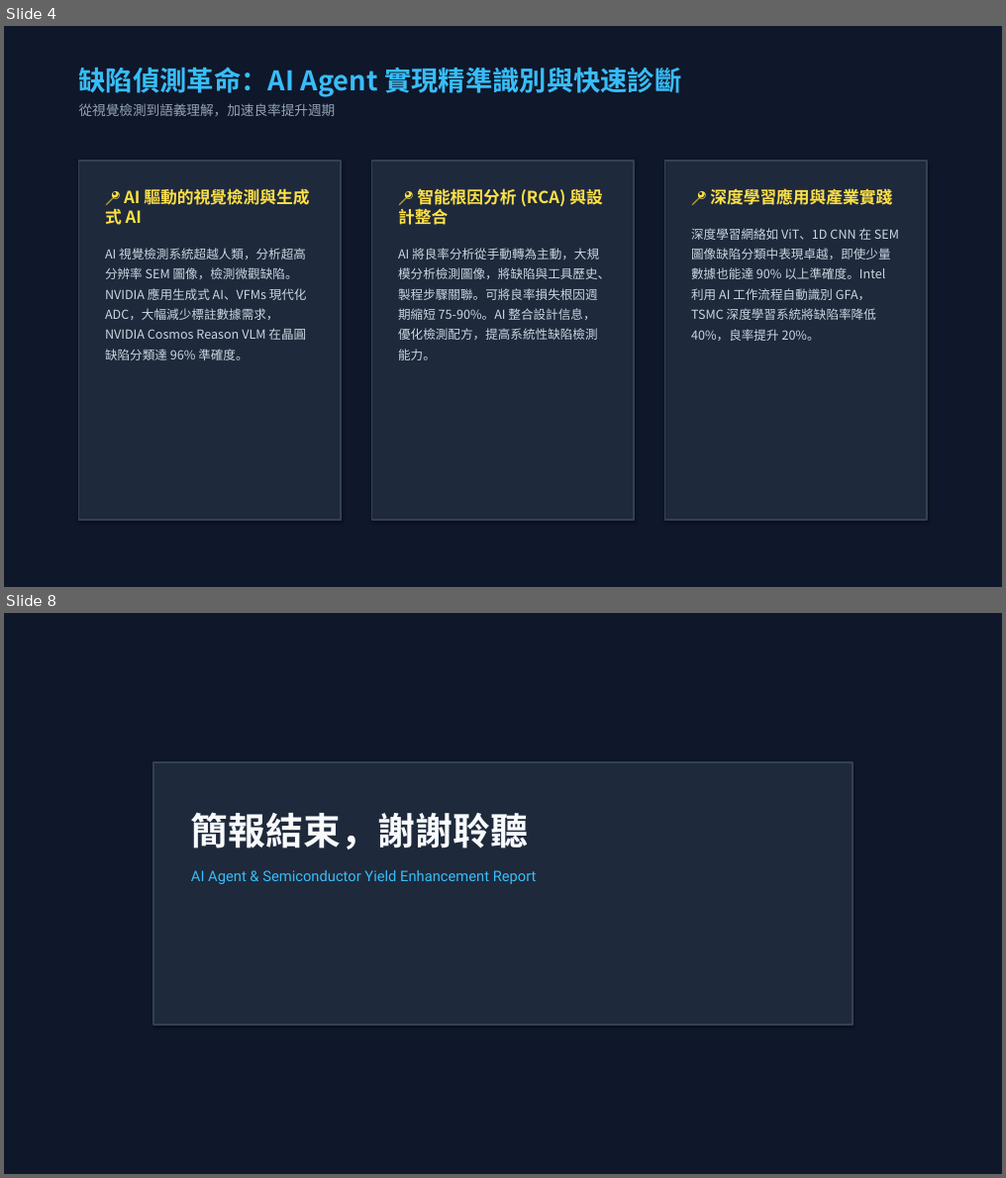
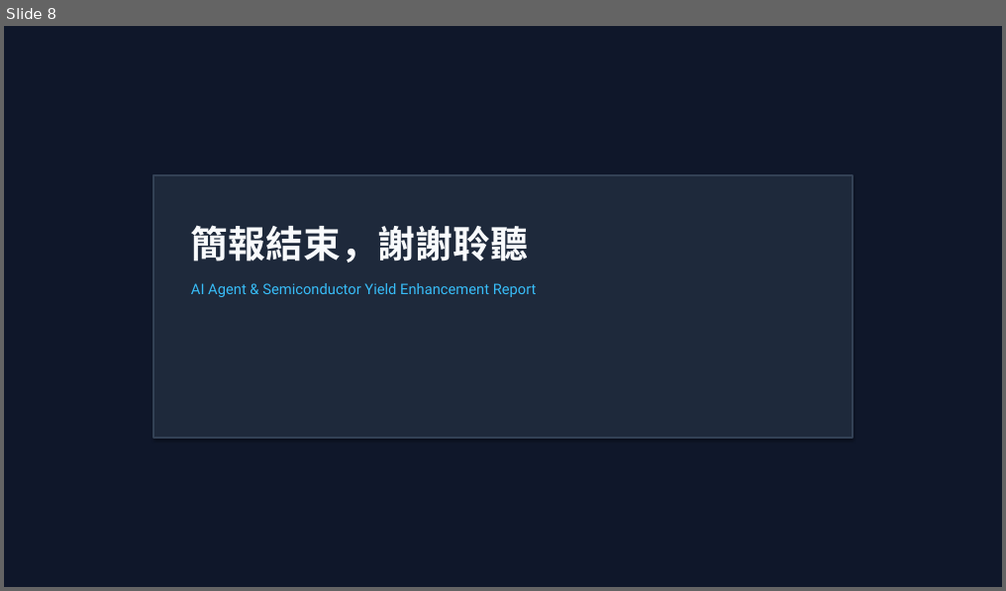
Before and after one commit to HJHuang1-lab/semiconductor-AI_report, a slide deck: AI_Agent_Semiconductor_Yield_Report.pptx. Shown one above the other, each under a label of ours: slides 4 and 8 before the commit, slide 8 after it; the slides between them are not shown. The pictures are 1006x1178 and 1006x591 pixels, drawn with LibreOffice and Linux fonts; fonts in the diff are those of the drawing. Boxes give left, top, right and bottom in pixels: in the first picture for what was removed or moved away, otherwise in the second. Text is boxed around its words. In the diff, an @@ line names an element or a change of style, - is before the commit and + after.

Commit message:
🚀 feat: 實現即時 AI 繪圖 (Imagen 4.0) 與高級高質感圖片防崩潰備份機制

```diff
--- a/AI_Agent_Semiconductor_Yield_Report.pptx
+++ b/AI_Agent_Semiconductor_Yield_Report.pptx
@@ slide 4 removed at [4,26,1002,587], background #FFFFFF @@
@@ rectangle removed at [4,26,1002,587] @@
@@ text removed at [79,67,681,116] @@
-缺陷偵測革命：AI Agent 實現精準識別與快速診斷
-從視覺檢測到語義理解，加速良率提升週期
@@ rectangle removed at [79,161,341,520] @@
@@ rectangle removed at [372,161,635,520] @@
@@ rectangle removed at [665,161,927,520] @@
@@ text removed at [105,189,309,361] @@
-📍 AI 驅動的視覺檢測與生成式 AI
-AI 視覺檢測系統超越人類，分析超高分辨率 SEM 圖像，檢測微觀缺陷。NVIDIA 應用生成式 AI、VFMs 現代化 ADC，大幅減少標註數據需求，NVIDIA Cosmos Reason VLM 在晶圓缺陷分類達 96% 準確度。
@@ text removed at [398,188,610,361] @@
-📍 智能根因分析 (RCA) 與設計整合
-AI 將良率分析從手動轉為主動，大規模分析檢測圖像，將缺陷與工具歷史、製程步驟關聯。可將良率損失根因週期縮短 75-90%。AI 整合設計信息，優化檢測配方，提高系統性缺陷檢測能力。
@@ text removed at [691,186,892,341] @@
-📍 深度學習應用與產業實踐
-深度學習網絡如 ViT、1D CNN 在 SEM 圖像缺陷分類中表現卓越，即使少量數據也能達 90% 以上準確度。Intel 利用 AI 工作流程自動識別 GFA，TSMC 深度學習系統將缺陷率降低 40%，良率提升 20%。
```
Also in this commit, not shown: 3 slides changed, 4 slides added, 3 other slides removed, 5 other files.
